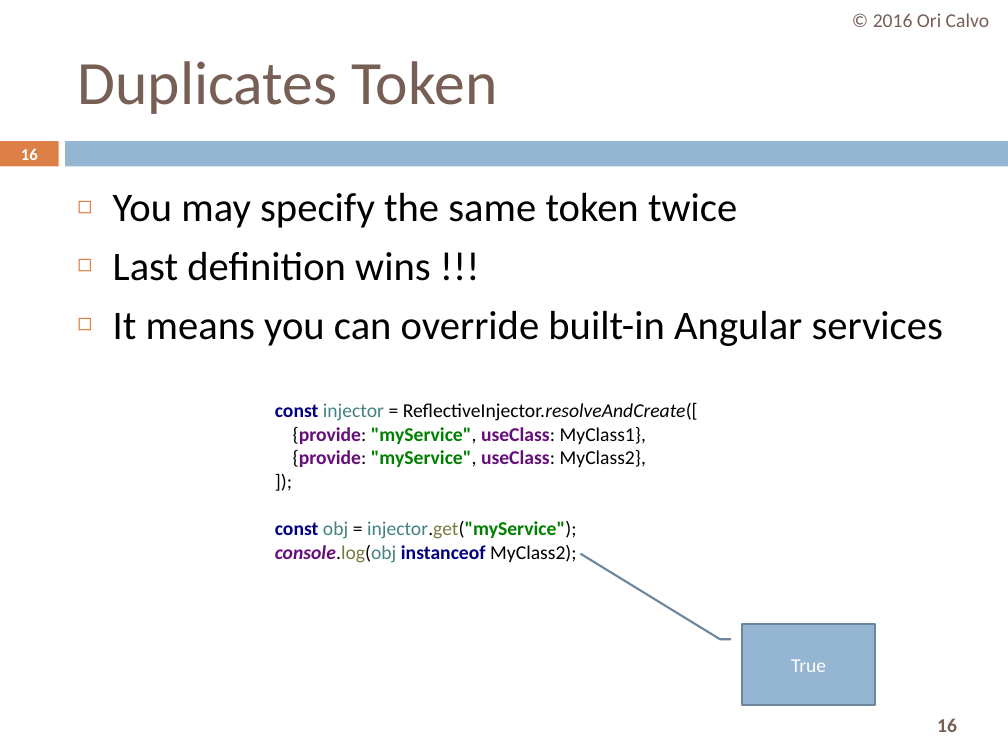
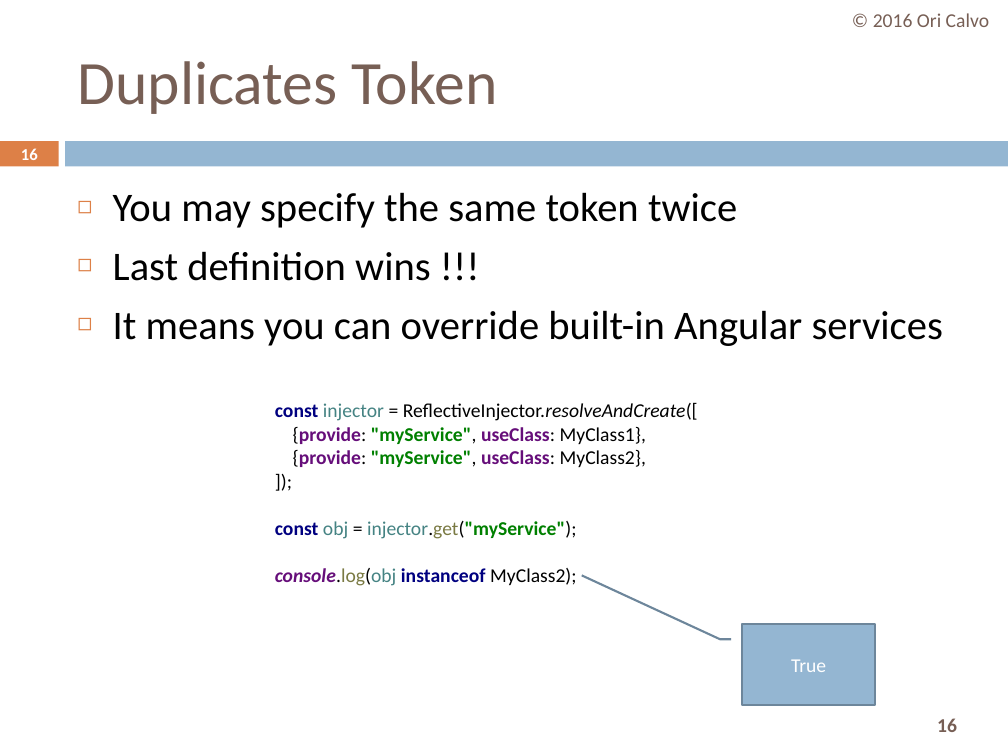
Before and after one commit to oricalvo/course-angular, a slide deck: slide 16 of PPTs/02 Dependency Injection.pptx. Drawn at 1008x756 pixels with LibreOffice and Linux fonts; fonts in the diff are those of the drawing. Boxes give left, top, right and bottom in pixels: in the first picture for what was removed or moved away, otherwise in the second. Text is boxed around its words. In the diff, an @@ line names an element or a change of style, - is before the commit and + after.

```diff
--- a/PPTs/02 Dependency Injection.pptx
+++ b/PPTs/02 Dependency Injection.pptx
@@ text at <box>275,402,698,586</box>: text changed @@
-const injector = ReflectiveInjector.resolveAndCreate([
-{provide: "myService", useClass: MyClass1},
-{provide: "myService", useClass: MyClass2},
-]);
-const obj = injector.get("myService");
-console.log(obj instanceof MyClass2);
+const injector = ReflectiveInjector.resolveAndCreate([
+{provide: "myService", useClass: MyClass1},
+{provide: "myService", useClass: MyClass2},
+]);
+const obj = injector.get("myService");
+console.log(obj instanceof MyClass2);
```
Also in this commit, not shown: 11 other slides changed, 5 other files.
